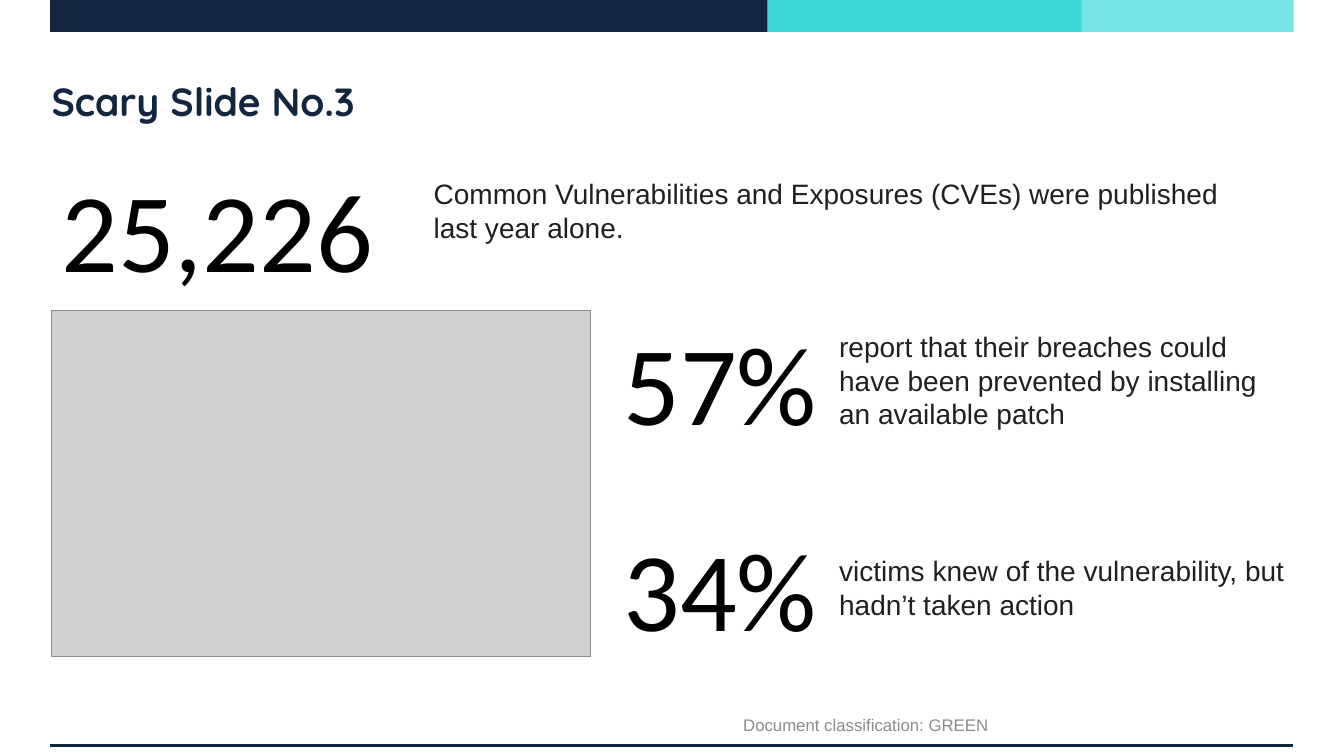
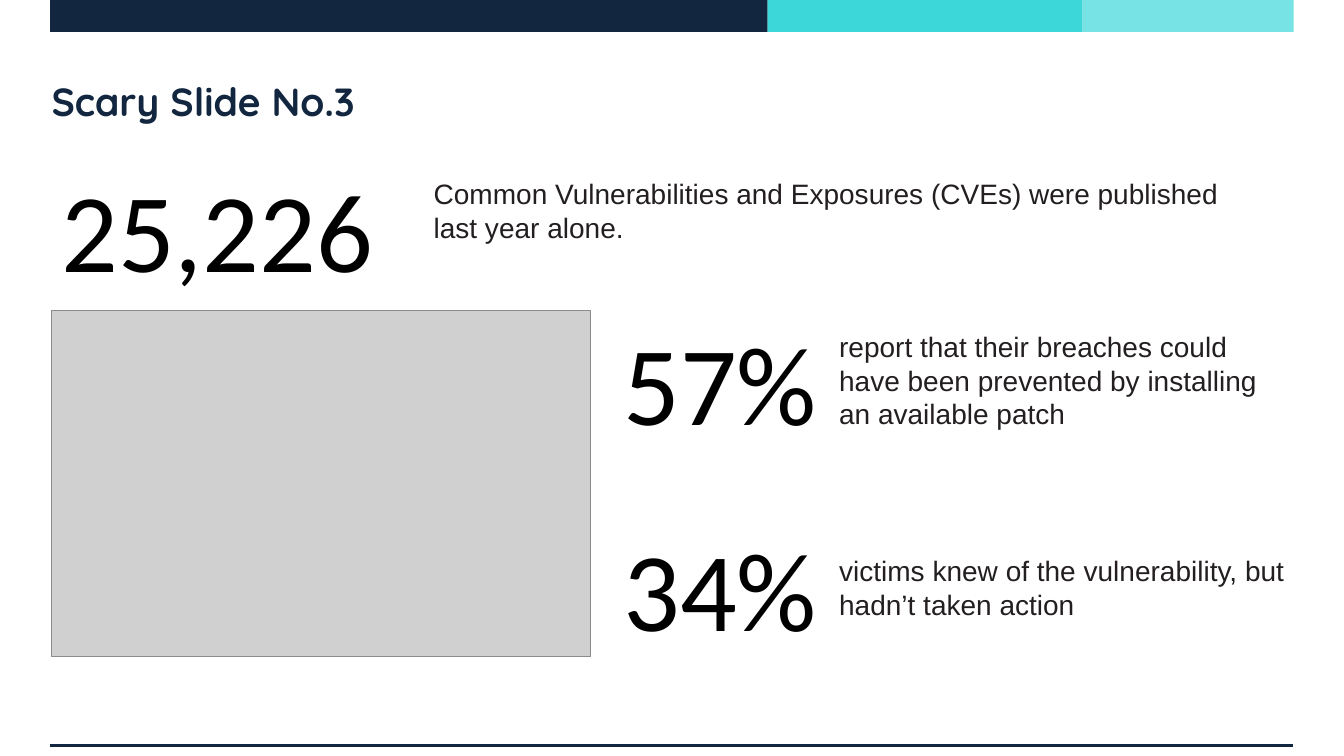
Before and after one commit to vincentjking/Presentations, a slide deck: slide 6 of 202303 - Mend/DevSecOps - Shift-left Security More than just a catchphrase.pptx. Drawn at 1344x756 pixels with LibreOffice and Linux fonts; fonts in the diff are those of the drawing; grey boxes stand for pictures. Boxes give left, top, right and bottom in pixels: in the first picture for what was removed or moved away, otherwise in the second. Text is boxed around its words. In the diff, an @@ line names an element or a change of style, - is before the commit and + after.

```diff
--- a/202303 - Mend/DevSecOps - Shift-left Security More than just a catchphrase.pptx
+++ b/202303 - Mend/DevSecOps - Shift-left Security More than just a catchphrase.pptx
@@ text removed at box(743, 719, 989, 731) @@
-Document classification: GREEN
```
Also in this commit, not shown: 14 other files.
